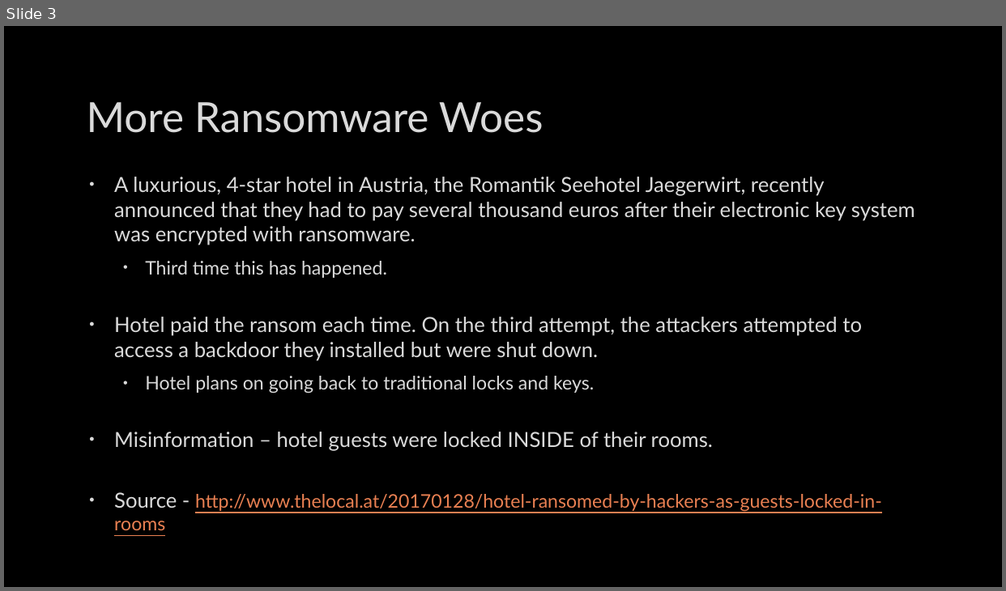
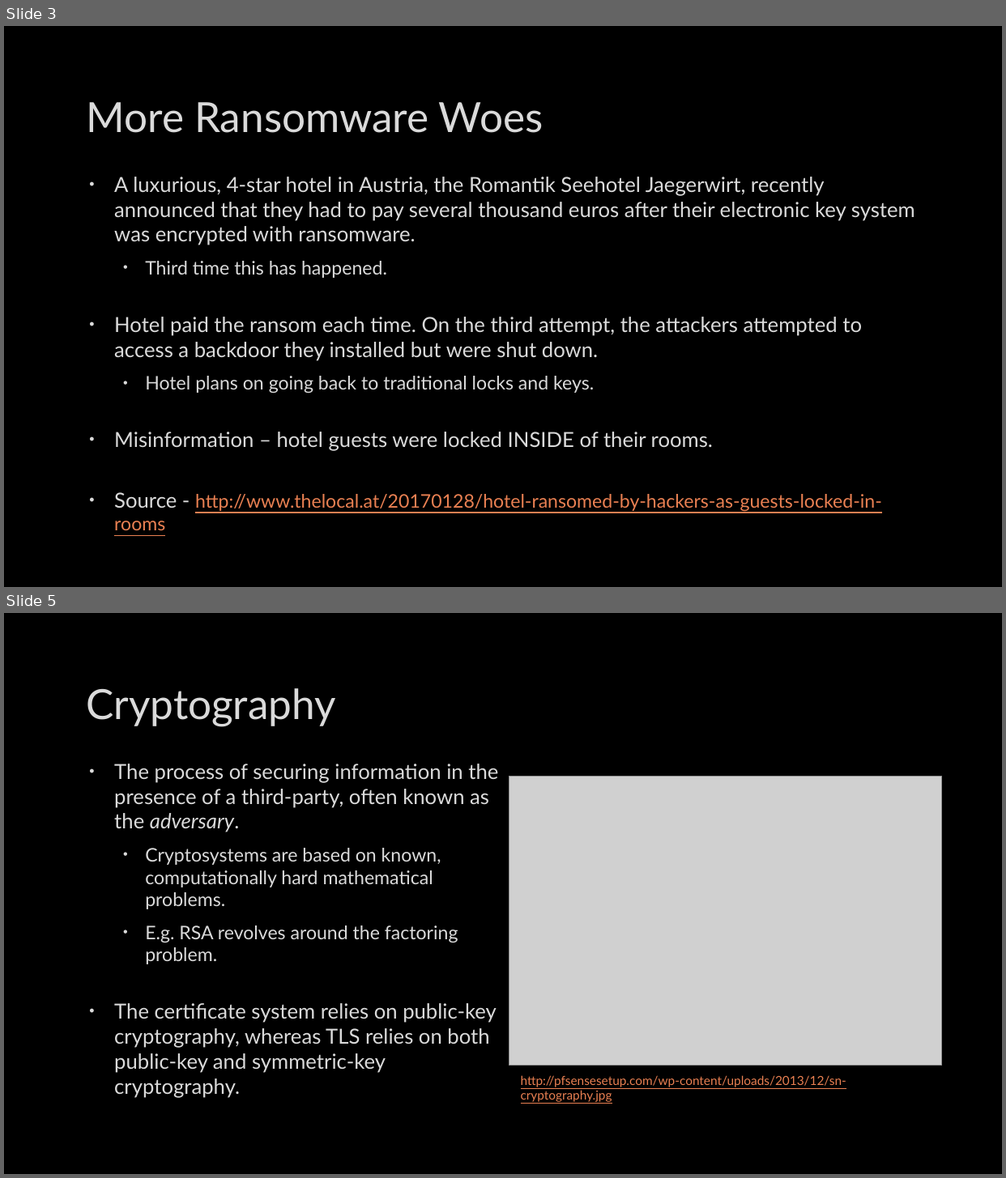
Before and after one commit to mbaccia514/SIG-Security, a slide deck: meetings/2017-02-07/2017-02-07.pptx. Shown one above the other, each under a label of ours: slide 3 before the commit, slides 3 and 5 after it; the slides between them are not shown. The pictures are 1006x591 and 1006x1178 pixels, drawn with LibreOffice and Linux fonts; fonts in the diff are those of the drawing; grey boxes stand for pictures; background and template pictures are left out. Boxes give left, top, right and bottom in pixels: in the first picture for what was removed or moved away, otherwise in the second. Text is boxed around its words. In the diff, an @@ line names an element or a change of style, - is before the commit and + after.

```diff
--- a/meetings/2017-02-07/2017-02-07.pptx
+++ b/meetings/2017-02-07/2017-02-07.pptx
@@ slide 5 added at box(4, 613, 1002, 1174), background picture (left out) @@
@@ title added at box(87, 688, 336, 726), 40 pt, text #DADADA @@
+Cryptography
@@ text added at box(114, 764, 498, 1098), 20 pt, text #DADADA @@
+• The process of securing information in the presence of a third-party, often known as the adversary.
+  • Cryptosystems are based on known, computationally hard mathematical problems.
+  • E.g. RSA revolves around the factoring problem.
+• The certificate system relies on public-key cryptography, whereas TLS relies on both public-key and symmetric-key cryptography.
@@ picture added at box(509, 776, 942, 1065) @@
@@ text added at box(521, 1076, 846, 1102), 12 pt, text #E98052, underline @@
+http://pfsensesetup.com/wp-content/uploads/2013/12/sn-cryptography.jpg
```
Also in this commit, not shown: 2 slides changed, 17 other slides added, 3 slides removed.
